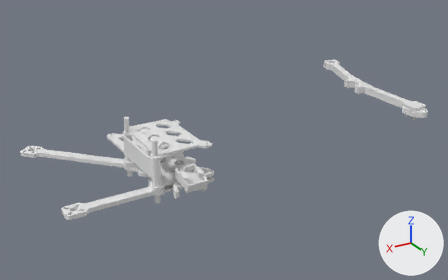
The Blender file src/prints.blend, before and after one commit.
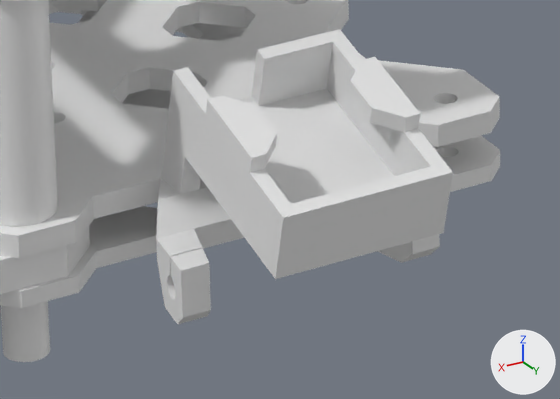
Old and new are each drawn whole from a camera (50 mm lens) standing at (171.3, 375.1, 182.3) and looking at (-66.9, -22.0, -16.3) and again close up on the part from 34% to 49% of the width and 57% to 74% of the height. Lighting does not change. The marker at lower right points along +X, +Y and +Z.

Names of what the first close-up shows: 'Armor', 'ArmorCut', 'GpsMount', 'RxAntennaMount', 'arm1', 'bottom', 'middle'.
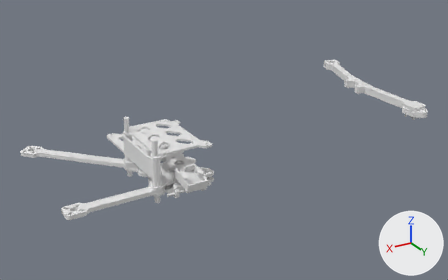
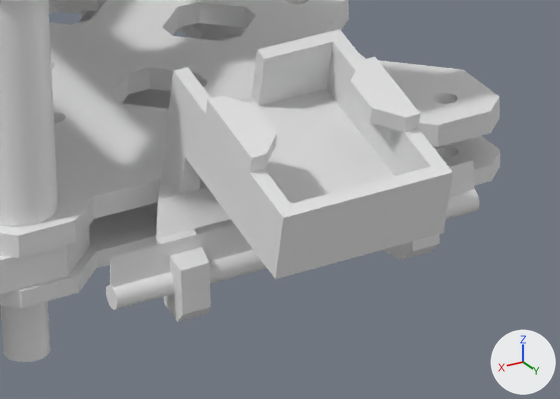
Location of each change, (x1, y1, x2, y2) in pixels of the close-ups (560 x 399 px):
```json
{"object": "RxAntennaMount", "change": "reshaped", "before": [156, 132, 440, 324], "after": [146, 132, 440, 322]}
{"object": "Holes", "change": "shown", "after": [106, 161, 480, 310]}
{"part": 1, "of": "me_cube", "change": "built on", "before": [156, 219, 440, 324], "after": [146, 202, 440, 322]}
```

The change, as JSON lines over the scene's bpy script:
```json
{"block": "me_cube", "where": "# used by ob_rxantennamount; location = (0.0, 42.31, -15.92); rotation_euler = (0.0, 0.0, 3.142), in degrees (0, 0, 180)"}
{"op": "remove", "block": "me_cube", "code": "me_cube.from_pydata(...)  # 41 vertices, 36 faces; spans x 0.0..11.6, y -4.9..11.7, z -0.4..11.7"}
{"op": "add", "block": "me_cube", "code": "me_cube.from_pydata(...)  # 45 vertices, 42 faces; spans x 0.0..11.6, y -4.9..11.7, z -0.2..11.7"}
{"block": "me_cube", "change": "me_cube part 1"}
{"block": "me_cube", "change": "1 vertex is removed from x 0.0, y 11.7, z 5.0"}
{"block": "me_cube", "change": "6 faces are deleted"}
{"block": "me_cube", "change": "5 vertices in x 0.0..11.6, y -4.9..0.9, z 3.0 move by (0.0, 0.0, -1.0)"}
{"block": "me_cube", "change": "4 vertices in x 8.0..11.5, y -3.7..-0.6, z -0.4 move by (0.0, 0.0, 0.2)"}
{"block": "me_cube", "change": "3 vertices in x 3.9, y 11.7, z 0.5..5.0 move by (2.6, 0.0, 0.0)"}
{"block": "me_cube", "change": "4 vertices move from x 0.0..11.6, y -4.9..11.7, z 0.5..2.0 to x 0.0..11.6, y -4.9..10.7, z 0.5..2.0"}
{"block": "me_cube", "change": "5 vertices are added at (1.7, 11.7, 2.0), (1.7, 11.7, 5.0), (1.7, 11.7, 0.5), (0.0, 10.2, 5.0), (0.0, 10.7, 5.0)"}
{"block": "me_cube", "change": "12 new faces join them"}
{"op": "set", "path": "ob_holes.location", "old": "(0.0, 103.74, 4.32)", "new": "(0.0, 103.53, 4.75)"}
{"op": "remove", "block": "ob_holes", "code": "ob_holes.hide_set(True)"}
```
